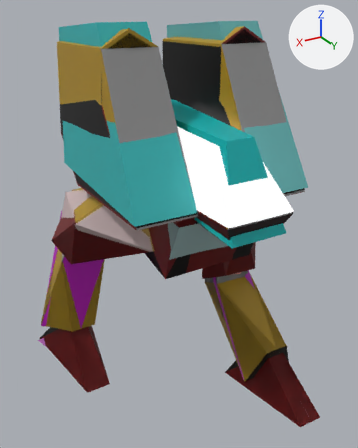
An edit to the glTF model base/cin_apoc.glb, drawn before and after from the same camera.
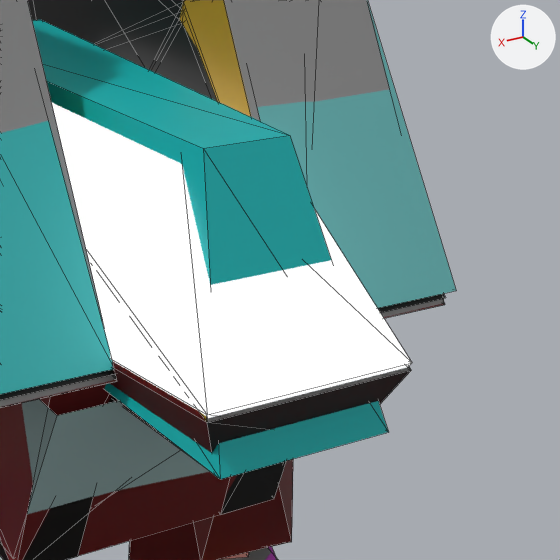
Each version appears first whole from a 50 mm lens placed at (6.81, 10.78, 11.36), pointed at (-0.12, -0.79, 5.58), and next in a close-up on the part from 45% to 96% of the width and 21% to 61% of the height. Every picture has the same lights, and +X, +Y and +Z are marked at upper right. The last two pictures show the newer version. The close-ups show mesh edges as thin lines. Where no turn or scale is listed for an object, it has been applied to the vertices.

Objects in the first close-up: 'Left_Leg3', 'Left_Pod1', 'Left_PodA2', 'Left_PodA4', 'Pelvis', 'Pelvis2', 'Pelvis3', 'Right_Pod1', 'Right_PodA4', 'head', 'head0', 'head2' and 11 more.
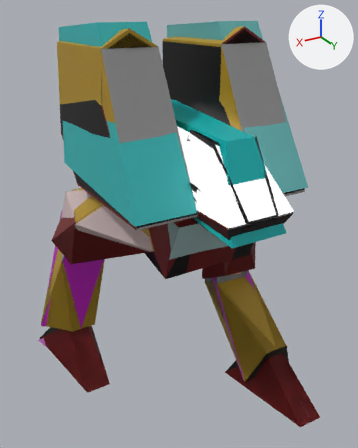
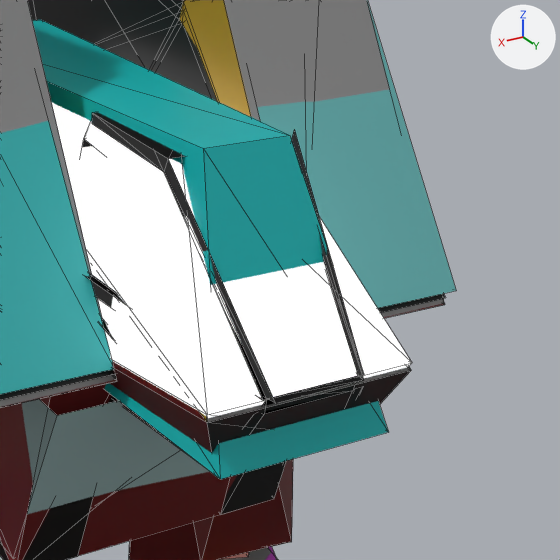
Changed parts and their boxes (x1, y1, x2, y2) in the close-ups (560 x 560 px):
'cockpit', now drawn: after (85, 112, 364, 421)
'Inside', now drawn (mostly hidden): after (82, 122, 92, 147)

The change, as a diff of the scene's bpy script:
```diff
--- a/base/cin_apoc.glb.py
+++ b/base/cin_apoc.glb.py
@@ mat_cin_apoc_20 @@
+mat_cin_apoc_20 = principled_material('cin_apoc.20')
+mat_cin_apoc_20.base_color = (0.212, 0.212, 0.212)  # grey #7f7f7f
@@ mat_cin_apoc_3 @@
+mat_cin_apoc_3 = principled_material('cin_apoc.3')
+mat_cin_apoc_3.base_color = (0.445, 0.445, 0.445)  # grey #b2b2b2
@@ me_inside @@
+me_inside.from_pydata(...)  # 22 vertices, 26 faces; spans x -0.85..0.85, y -1.0..1.05, z -1.13..0.97
+me_inside.materials.append(mat_cin_apoc_20)  # grey #7f7f7f
@@ me_cockpit @@
+me_cockpit.from_pydata(...)  # 40 vertices, 48 faces; spans x -1.12..1.1, y -1.55..0.81, z -0.87..1.41
+me_cockpit.materials.append(mat_cin_apoc_3)  # grey #b2b2b2
@@ ob_cockpit @@
-ob_cockpit = bpy.data.objects.new('cockpit', None)
+ob_cockpit = bpy.data.objects.new('cockpit', me_cockpit)
 ob_cockpit.parent = ob_basea1
@@ ob_inside @@
-ob_inside = bpy.data.objects.new('Inside', None)
+ob_inside = bpy.data.objects.new('Inside', me_inside)
 ob_inside.parent = ob_basea1
```
